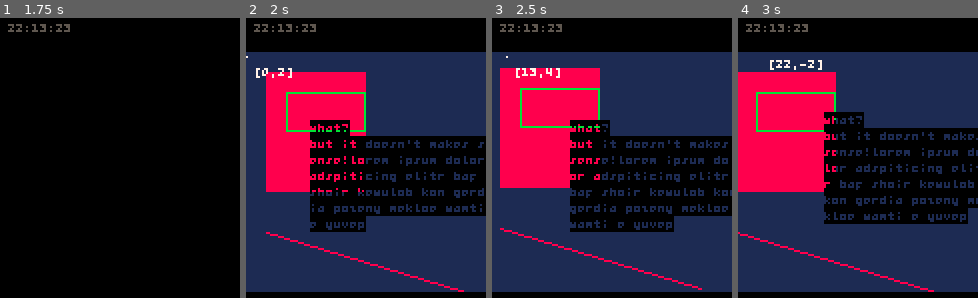
Above: before the commit, frames 1-4 (left to right).
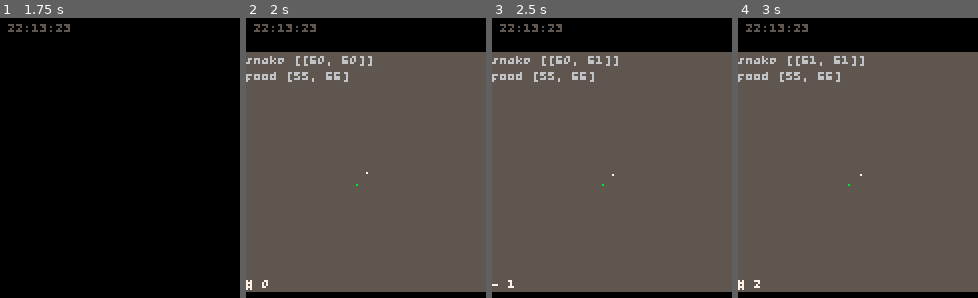
Above: after the commit, the same moments.

Repository: CatMeowByte/CAT32_GD
Game: Godot game, scene res://scene/main.tscn
Same seed, same stepped clock (60 frames per second), same inputs: the game is played once before the commit and once after it.
Inputs:
- Up to frame 1 (1.75 s): tap Enter at 0.5, 1.35 s; hold D 0.53-1.28 s; hold Shift 0.53-1.28 s; hold S from 1.28 s (still down)
- Up to frame 2 (2 s): keep holding S
- Up to frame 3 (2.5 s): release S at 2.03 s; hold D from 2.03 s (still down); hold E from 2.03 s (still down)
- Up to frame 4 (3 s): release D at 2.78 s; release E at 2.78 s; hold W from 2.78 s (still down); tap Q at 2.85 s

Frame 1 is identical in both runs. In frame 2, 86% of the frame differs, in the area x 0-100%, y 12-98%; in frame 3, 86%; in frame 4, 86%.

Commit message:
nqiwdkjhvdoappdwokpf

Diff:
--- a/script/CAT32.gd
+++ b/script/CAT32.gd
@@ -8,7 +8,7 @@
 
 @export_file() var init_file: String = "res://script/boot.cat.gd"
 
-const FPS: int = 30
+const FPS: int = 2
 const SAMPLE: float = 11025
 
 static var process: Node
@@ -582,8 +582,11 @@
 	DIS._setup()
 	SND._setup()
 
-	process = Node.new()
+	process = Timer.new()
 	process.set_name("Process")
+	process.connect("timeout", _run_process)
+	process.set_wait_time(1.0 / FPS)
+	process.set_autostart(true)
 	add_child(process)
 
 	run(init_file)
@@ -611,8 +614,7 @@
 
 
 func run(script: String):
-	for child in process.get_children():
-		child.queue_free()
+	process
 
 	process.set_script(load(script))
 
@@ -631,15 +633,35 @@
 
 	if process.has_method("update"):
 		var t = Timer.new()
-		t.connect("timeout", _run_process)
-		t.set_wait_time(1.0 / FPS)
-		t.set_autostart(true)
 		process.add_child(t)
+		print("Timer created!", t)
+		# TODO process IS a timer
 
 
 func timer(duration: float) -> void:
 	await get_tree().create_timer(duration).timeout
 
 
+func random(value: float = 1.0) -> float:
+	return randf() * value
+
+
+func o(
+	arg0:Variant,
+	arg1 :Variant=null,
+	arg2 :Variant=null,
+	arg3 :Variant=null,
+	arg4 :Variant=null,
+	arg5 :Variant=null,
+	arg6 :Variant=null,
+	arg7 :Variant=null,
+	arg8 :Variant=null,
+	arg9 :Variant=null) -> void:
+	var args: Array[Variant] = [
+		arg0, arg1, arg2, arg3, arg4, arg5, arg6, arg7, arg8, arg9
+	].filter(func(value:Variant) -> bool: return value != null)
+
+	print("%s ".repeat(args.size()).strip_edges() % args)
+
 func hi() -> void:
 	print("Hi, all!")
--- a/script/boot.cat.gd
+++ b/script/boot.cat.gd
@@ -22,4 +22,8 @@
 	await beep(COL.WHITE, 880.0, 0.5)
 	await beep(COL.BLACK, 0, 0.25)
 
-	run("res://script/main.cat.gd")
+	run("res://script/snake.cat.gd")
+	#if int(random(3)) % 3 == 0:
+		#run("res://script/snake.cat.gd")
+	#else:
+		#run("res://script/boot.cat.gd")
--- a/script/snake.cat.gd
+++ b/script/snake.cat.gd
@@ -1,4 +1,60 @@
 extends CAT32
 
 
-var snake =
+var snake = [[0, 0]] # Pos inside array
+var dir = [1 , 0]
+var food = [32, 32]
+var f = 0
+
+func init():
+	restart()
+
+func update():
+	f += 1
+	input()
+
+	o(snake[0][0])
+	var head = [snake[0][0] + dir[0], snake[0][1] + dir[1]]
+	snake.push_front(head)
+	o(snake[0][0])
+	if head == food:
+		o("eat")
+		spawn_food()
+	else:
+		snake.pop_back()
+
+	pass
+	# Collision
+	#if head[0] < 0 or head[1] < 0 or head[0] >= DIS.W or head[1] >= DIS.HVIEW or head in snake.duplicate().pop_front():
+		#restart()
+
+func input():
+	if BTN.pressed(BTN.UP):
+		dir = [0, -1]
+	if BTN.pressed(BTN.DOWN):
+		dir = [0, 1]
+	if BTN.pressed(BTN.LEFT):
+		dir = [-1, 0]
+	if BTN.pressed(BTN.RIGHT):
+		dir = [1, 0]
+
+func draw():
+	DIS.clear(COL.DARK_GRAY)
+	DIS.pixel(food[0], food[1], COL.GREEN)
+	for s in snake:
+		DIS.pixel(s[0], s[1], COL.WHITE)
+
+	DIS.text(0, 0, "snake " + str(snake), COL.LIGHT_GRAY)
+	DIS.text(0, 8, "food " + str(food), COL.LIGHT_GRAY)
+	DIS.text(0, DIS.HVIEW - 8, "#" if f % 2 == 0 else "-", COL.WHITE)
+	DIS.text(8, DIS.HVIEW - 8, str(f), COL.WHITE)
+
+func spawn_food():
+	food = [int(random(DIS.W)), int(random(DIS.HVIEW))]
+	if food in snake:
+		spawn_food()
+
+func restart():
+	snake = [[DIS.W / 2, DIS.HVIEW / 2]] # Pos inside array
+	dir = [1, 0]
+	spawn_food()
